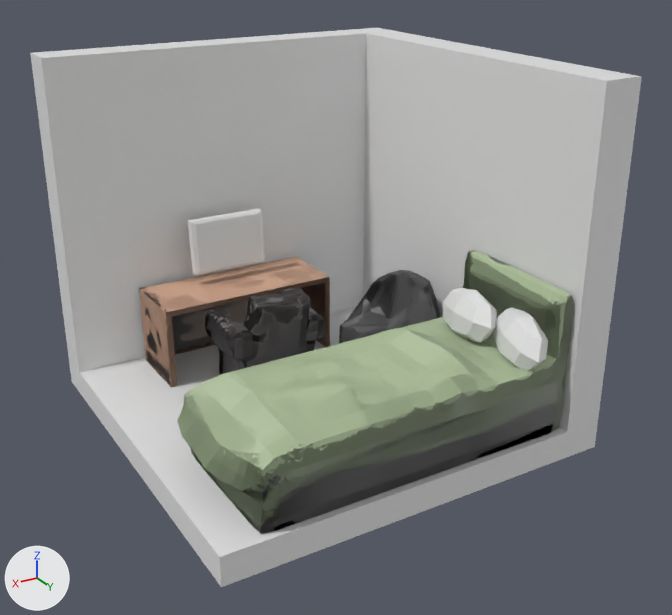
Two versions of the glTF model fas_room1.glb, one commit apart.
Rendered twice from a 50 mm camera at (9.23, 16.82, 13.03) aimed at (-2.18, -2.19, 3.52). Arrows for +X, +Y and +Z are at lower left; the lights stay in place. Where no turn or scale is listed for an object, it has been applied to the vertices. Vertices at the same position are counted once.
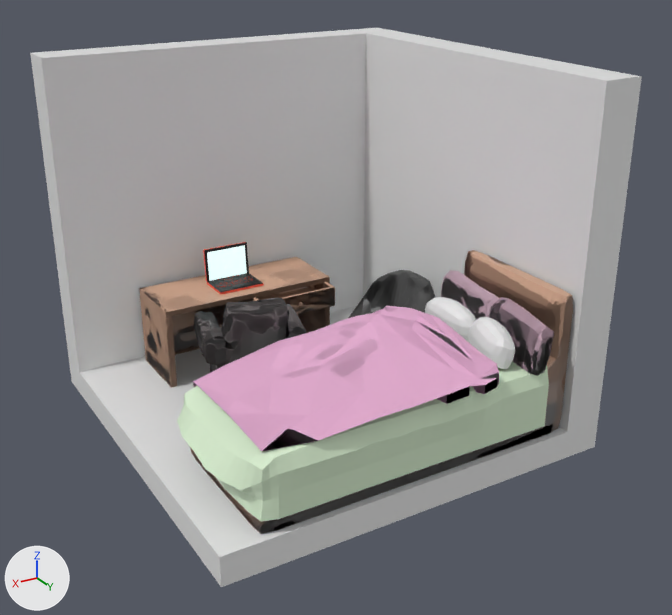
Pixel boxes (x1, y1, x2, y2) of what changed, in the pictures (672 x 615 px):
'Cube.002', recoloured, surface changed
    both: (177, 250, 573, 525)
'blanket', added
    after: (193, 306, 499, 451)
'Cube.004', moved, turned
    before: (205, 288, 324, 375)
    after: (194, 297, 306, 373)
'pillows', added
    after: (441, 270, 554, 376)
'Cube.006', deleted
    before: (188, 209, 265, 275)
'cushions', added
    after: (425, 297, 515, 369)
'Cube.005', deleted
    before: (493, 307, 548, 371)
'Cube.003', deleted
    before: (443, 288, 497, 342)
'laptop', added
    after: (203, 242, 263, 294)
'drawer2', added
    after: (253, 282, 335, 314)
'drawer1', added
    after: (172, 298, 253, 335)
part 1 of me_cube_004, recoloured
    both: (177, 363, 549, 522)

The change, as a list of edits to the scene's bpy script:
```text
Change mat_material_001:
    where n0 = _N.new('ShaderNodeBsdfPrincipled'); n0.name = 'Principled BSDF'
    n0.inputs[0].default_value: (0.417, 0.517, 0.319, 1.0) -> (0.597, 0.356, 0.242, 1.0)  # 'Base Color', green #adbe99 -> 'Base Color', beige #cba187
Add mat_material_046:
    mat_material_046 = principled_material('Material.046')
    mat_material_046.base_color = (0.691, 0.847, 0.624)  # white #d9edcf
Add mat_material_028:
    mat_material_028 = bpy.data.materials.new('Material.028')
    # colours: pink #e7aed2
    # uses the picture img_blanketmap
Add mat_material_087:
    mat_material_087 = bpy.data.materials.new('Material.087')
    # colours: pink #e7c1d3
    # uses the picture img_pillowsmap_painted
Add mat_material_084:
    mat_material_084 = bpy.data.materials.new('Material.084')
    # colours: beige #cba187
    # uses the picture img_drawermap_painted
Add mat_material_085:
    mat_material_085 = bpy.data.materials.new('Material.085')
    # colours: beige #cba187
    # uses the picture img_drawer2map_painted
Change me_cube_004:
    where me_cube_004.from_pydata(...)  # 1738 vertices, 3472 faces; spans x -6.29..2.8, y -1.91..2.36, z 0.78..4.55
    me_cube_004 part 1: 1670 faces spanning x -6.21..2.8, y -1.91..2.36, z 0.81..3.24 switch from mat_material_001 to mat_material_046 (white #d9edcf)
Change ob_cube_004:
    ob_cube_004.location: (-0.99, -3.26, 2.98) -> (-0.26, -3.06, 2.98)
    ob_cube_004.rotation_euler: (-0.148, 0.0, 0.0) -> (-0.148, 0.0, -0.242)  # degrees (-8.5, 0, 0) -> degrees (-8.5, 0, -14)
Remove ob_cube_003:
    ob_cube_003 = bpy.data.objects.new('Cube.003', me_cube_001)
Remove ob_cube_005:
    ob_cube_005 = bpy.data.objects.new('Cube.005', me_cube_003)
Remove ob_cube_006:
    ob_cube_006 = bpy.data.objects.new('Cube.006', me_cube_005)
Add ob_blanket:
    ob_blanket = bpy.data.objects.new('blanket', me_plane)  # 122 vertices, 240 faces; spans x -3.29..2.89, y -2.3..2.44, z -0.32..1.03
    ob_blanket.location = (-0.78, 0.03, 2.73)
Add ob_pillows:
    ob_pillows = bpy.data.objects.new('pillows', me_cube_091)  # 116 vertices, 224 faces; spans x -0.3..0.46, y -1.11..3.06, z -0.71..0.78
    ob_pillows.location = (-5.47, -0.77, 3.36)
Add ob_laptop:
    ob_laptop = bpy.data.objects.new('laptop', me_cube_079)  # 620 vertices, 930 faces; spans x -1.116..0.218, y -0.724..0.336, z -0.078..0.927; in mat_material_072 (red #ff5741), mat_material_005 (black #000000), mat_material_006 (black #000000), mat_material_007 (black #000000), mat_material_012 (black #000000), mat_material_009 (red #e75333), mat_material_010 (red #e75333), mat_material_011 (red #e75333), mat_materialmaterial_008 (black #000000), mat_material_013 (black #000000), mat_material_014 (black #040101), mat_material_015 (black #000000), mat_material_016 (black #000000), mat_material_017 (black #000000), mat_material_030 (red #e75333), mat_material_029 (red #e75333), mat_material_008 (black #000000), mat_material_027 (black #000000), mat_material_026 (black #000000), mat_material_025 (black #000000), mat_material_024 (black #000000), mat_material_023 (black #000000), mat_material_022 (black #000000), mat_material_021 (black #000000), mat_material_020 (black #000000), mat_material_019 (black #000000), mat_material_018 (black #000000), mat_material_031 (black #000000), mat_material_032 (red #e75333), mat_material_033 (red #e75333), mat_material_045 (red #e75333), mat_material_044 (red #e75333), mat_material_043 (red #e75333), mat_material_042 (black #000000), mat_material_041 (red #e75333), mat_material_040 (red #e75333), mat_material_039 (red #e75333), mat_material_038 (red #e75333), mat_material_037 (red #e75333), mat_material_036 (red #e75333), mat_material_035 (red #e75333), mat_material_034 (red #e75333), mat_material_057 (red #e75333), mat_material_056 (red #e75333), mat_material_055 (red #e75333), mat_material_054 (red #e75333), mat_material_053 (red #e75333), mat_material_052 (red #e75333), mat_material_051 (red #e75333), mat_material_050 (red #e75333), mat_material_049 (red #e75333), mat_material_048 (red #e75333), mat_material_058 (red #e75333), mat_material_059 (red #e75333), mat_material_066 (red #e75333), mat_material_065 (red #e75333), mat_material_064 (red #e75333), mat_material_063 (red #e75333), mat_material_062 (red #e75333), mat_material_061 (red #e75333), mat_material_060 (black #000000), mat_material_069 (red #e75333), mat_material_070 (red #e75333), mat_material_074 (red #e75333), mat_material_073 (red #e75333), mat_material_071 (red #e75333), mat_material_077 (red #e75333), mat_material_076 (red #e75333), mat_material_078 (red #e75333), mat_material_079 (black #000000), mat_material_080 (red #e75333), mat_material_081 (black #000000), mat_material_082 (red #e75333), mat_material_083 (red #e75333), mat_material_086 (white #e7e7e7)
    ob_laptop.location = (-0.6, -5.78, 3.19)
Add ob_drawer2:
    ob_drawer2 = bpy.data.objects.new('drawer2', me_icosphere)  # 63 vertices, 118 faces; spans x -1.17..1.23, y -1.53..0.09, z -0.29..0.29
    ob_drawer2.location = (-2.41, -4.56, 2.69)
Add ob_drawer1:
    ob_drawer1 = bpy.data.objects.new('drawer1', me_cube_008)  # a box spanning x -1.2..1.2, y -0.29..0.29, z -0.29..0.29
    ob_drawer1.location = (0.02, -5.34, 2.69)
Add ob_cushions:
    ob_cushions = bpy.data.objects.new('cushions', me_cube_001_1)  # 196 vertices, 384 faces; spans x -0.44..0.54, y -0.93..2.55, z -0.46..0.56; in mat_material_088 (white #e7e7e7)
    ob_cushions.location = (-4.81, -0.72, 3.1)
```
